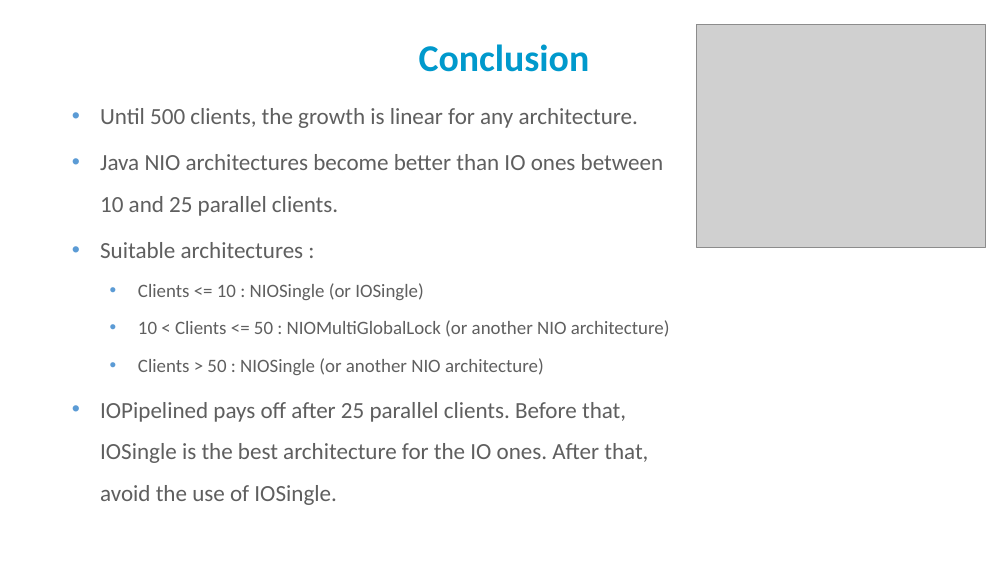
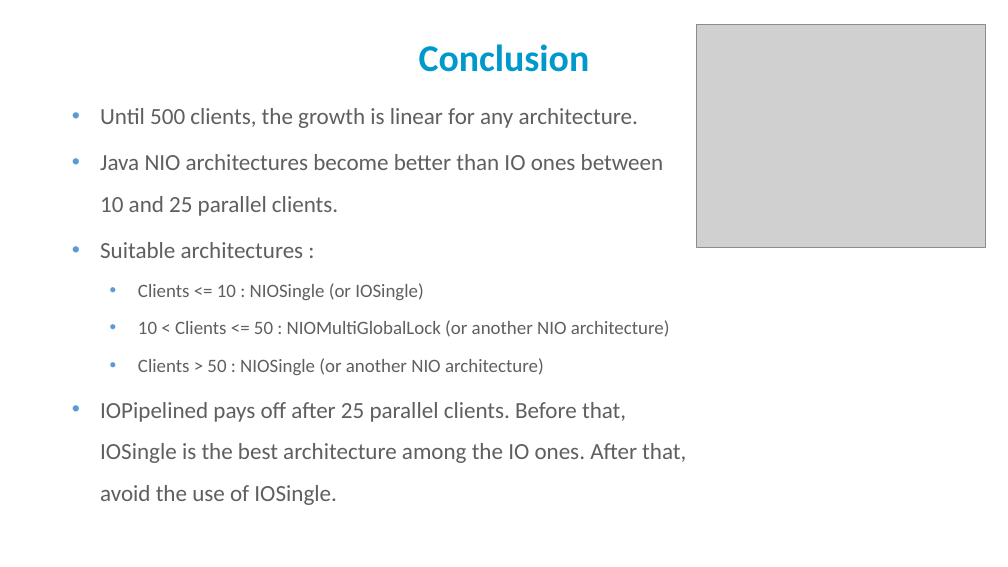
Before and after one commit to PatrickAndrade/top2developers, a slide deck: slide 20 of Perf Eval - Final presentation.pptx. Drawn at 1008x567 pixels with LibreOffice and Linux fonts; fonts in the diff are those of the drawing; grey boxes stand for pictures; background and template pictures are left out. Boxes give left, top, right and bottom in pixels: in the first picture for what was removed or moved away, otherwise in the second. Text is boxed around its words. In the diff, an @@ line names an element or a change of style, - is before the commit and + after.

Commit message:
Last update of presentation

```diff
--- a/Perf Eval - Final presentation.pptx
+++ b/Perf Eval - Final presentation.pptx
@@ text at [100, 402, 686, 505]: text changed @@
-• IOPipelined pays off after 25 parallel clients. Before that, IOSingle is the best architecture for the IO ones. After that, avoid the use of IOSingle.
+• IOPipelined pays off after 25 parallel clients. Before that, IOSingle is the best architecture among the IO ones. After that, avoid the use of IOSingle.
```
Also in this commit, not shown: 5 other slides changed.
